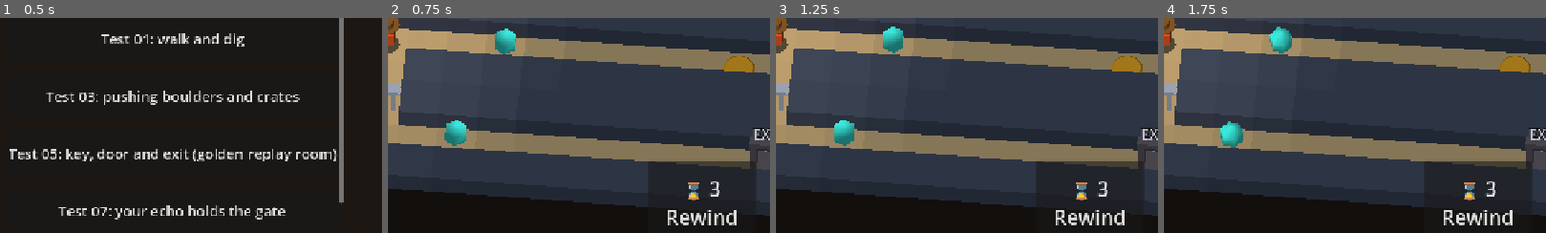
Above: before the commit, frames 1-4 (left to right).
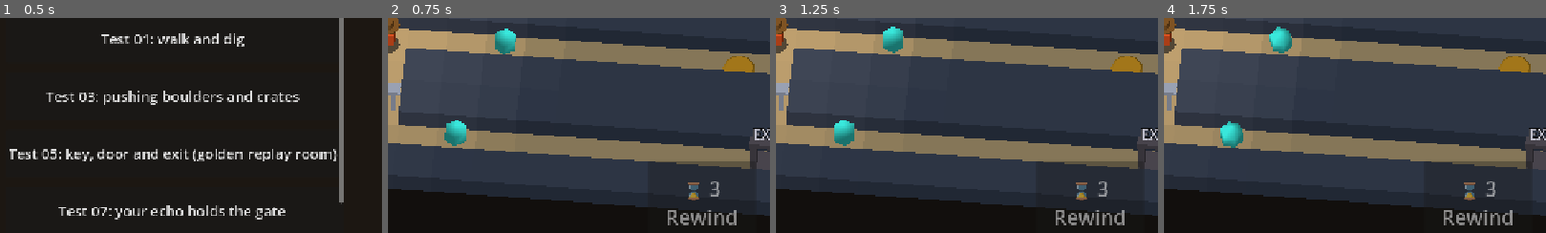
Above: after the commit, the same moments.

Repository: jamik111/relicbound
Game: Godot game, scene res://scenes/boot.tscn
The game is run twice, just before and just after one commit, with the same random seed, the same clock (stepped at 60 frames per second) and the same inputs.
Inputs:
- Up to frame 1 (0.5 s): no input
- Up to frame 2 (0.75 s): click "1: Hold the gate" at 0.5 s
- Up to frame 3 (1.25 s): no input
- Up to frame 4 (1.75 s): click "Restart" at 1.25 s
The pictures show only the part of the screen within x 50-100%, y 44-94%; the shares and areas given below are measured in that part.

Frame 1 is identical in both runs. In frame 2, 1.3% of the frame differs, in the area x 70-95%, y 66-97%; in frame 3, 1.3%; in frame 4, 1.3%.

Commit message:
Keep enemies out of levels until they have a puzzle purpose; see-through Rewind
Playtest: the viper and bat feel like a distraction with no wow. They stay in
Test 08 only. The GDD records the rule and three ideas to try, none chosen.

The Rewind button is now see-through, since it covered the map's corner.

Co-Authored-By: Claude Opus 5.5 <noreply@anthropic.com>

Diff:
--- a/game/scenes/level.gd
+++ b/game/scenes/level.gd
@@ -9,6 +9,8 @@
 const REWIND_PULSE_SCALE: Vector2 = Vector2(1.18, 1.18)
 const REWIND_PULSE_SECONDS: float = 0.35
 const REWIND_PROMPT_TINT: Color = Color(2.2, 1.7, 0.5)
+## See-through, so the map stays readable underneath it.
+const REWIND_IDLE_TINT: Color = Color(1.0, 1.0, 1.0, 0.6)
 
 @export_file("*.json") var default_level: String = "res://levels/test/test_05_keys_doors.json"
 
@@ -41,6 +43,7 @@
 	%BackButton.pressed.connect(_on_back)
 	%NextButton.pressed.connect(_on_next)
 	%ControlsButton.pressed.connect(_on_toggle_controls)
+	%RewindButton.modulate = REWIND_IDLE_TINT
 	_update_controls_button()
 	var path: String = Game.level_path if Game.level_path != "" else default_level
 	if not Game.load_level(path):
@@ -86,7 +89,7 @@
 		_rewind_pulse.kill()
 		_rewind_pulse = null
 		button.scale = Vector2.ONE
-		button.modulate = Color.WHITE
+		button.modulate = REWIND_IDLE_TINT
 
 
 ## Rewind or respawn: rebuild from the restored state; the camera eases over instead of snapping.
Not shown, changed: docs/05_GDD_MECHANICS.md
Not shown, changed: docs/08_ROADMAP.md
